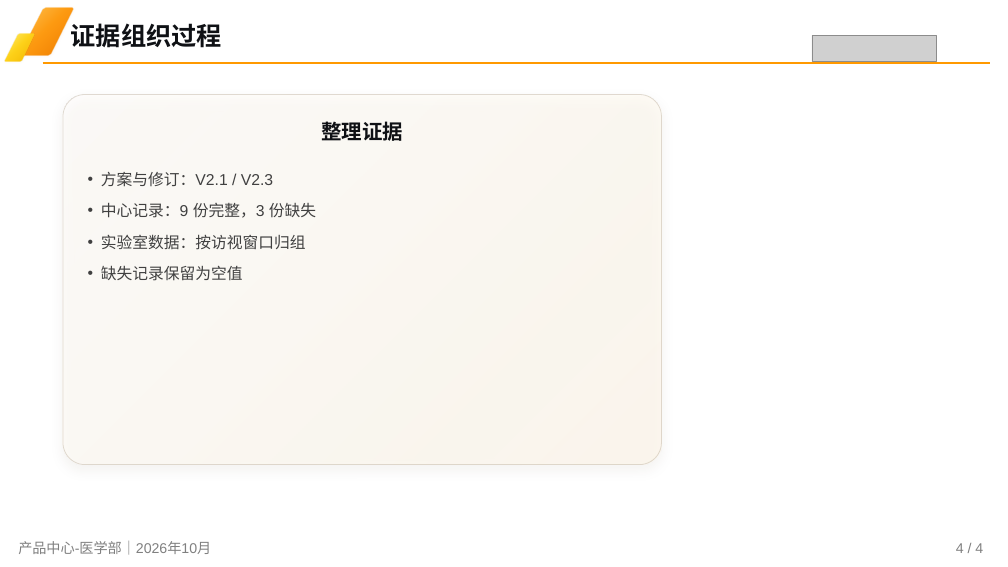
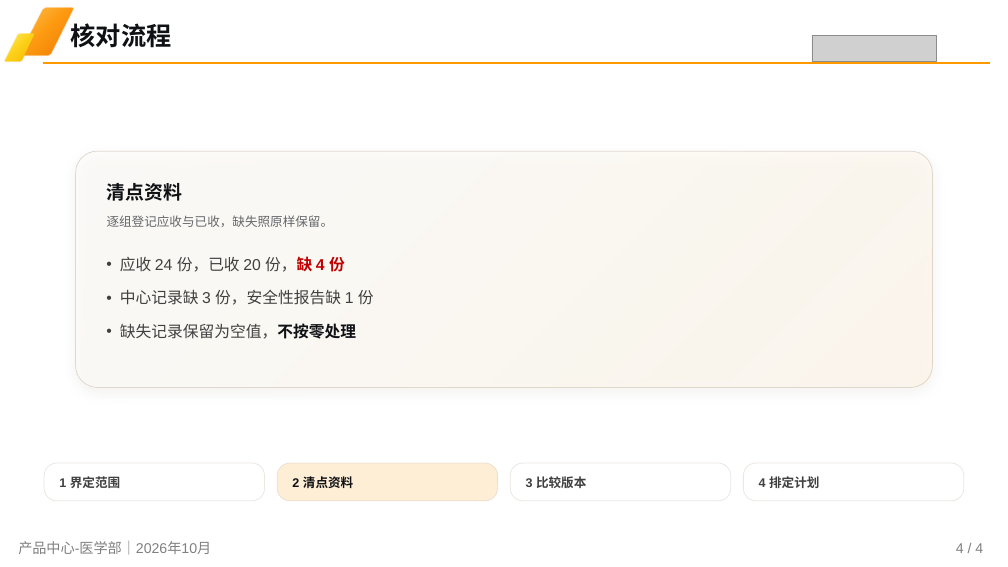
Before and after one commit to smkzw/kangzhe-design, a slide deck: slide 4 of examples/reference/pptx/kangzhe_probe.pptx. Drawn at 1008x567 pixels with LibreOffice and Linux fonts; fonts in the diff are those of the drawing; grey boxes stand for pictures; background and template pictures are left out. Boxes give left, top, right and bottom in pixels: in the first picture for what was removed or moved away, otherwise in the second. Text is boxed around its words. In the diff, an @@ line names an element or a change of style, - is before the commit and + after.

```diff
--- a/examples/reference/pptx/kangzhe_probe.pptx
+++ b/examples/reference/pptx/kangzhe_probe.pptx
@@ text removed at box(71, 23, 222, 48) @@
-证据组织过程
@@ text added at box(71, 23, 172, 48), 24 pt, text #0F1115, bold @@
+核对流程
@@ text removed at box(321, 118, 403, 144) @@
-整理证据
@@ rounded rectangle: place and size @@
-rounded rectangle at box(63, 95, 662, 465)
+rounded rectangle at box(76, 151, 932, 387)
@@ rounded rectangle at box(76, 151, 932, 387): proportions changed @@
@@ text removed at box(101, 172, 316, 281) @@
-• 方案与修订：V2.1 / V2.3
-• 中心记录：9 份完整，3 份缺失
-• 实验室数据：按访视窗口归组
-• 缺失记录保留为空值
@@ text added at box(106, 183, 182, 201), 18 pt, text #0F1115, bold @@
+清点资料
@@ text added at box(107, 215, 334, 227), 12 pt, text #64676B @@
+逐组登记应收与已收，缺失照原样保留。
@@ text added at box(120, 256, 374, 339), 15 pt, text #404040 @@
+• 应收 24 份，已收 20 份，缺 4 份
+• 中心记录缺 3 份，安全性报告缺 1 份
+• 缺失记录保留为空值，不按零处理
@@ group added at box(44, 463, 964, 501): 4 rounded rectangles, 4 texts @@
+1 界定范围
+2 清点资料
+3 比较版本
+4 排定计划
```
Also in this commit, not shown: 2 other slides changed, 1 slide added, 1 slide removed, 44 other files.
